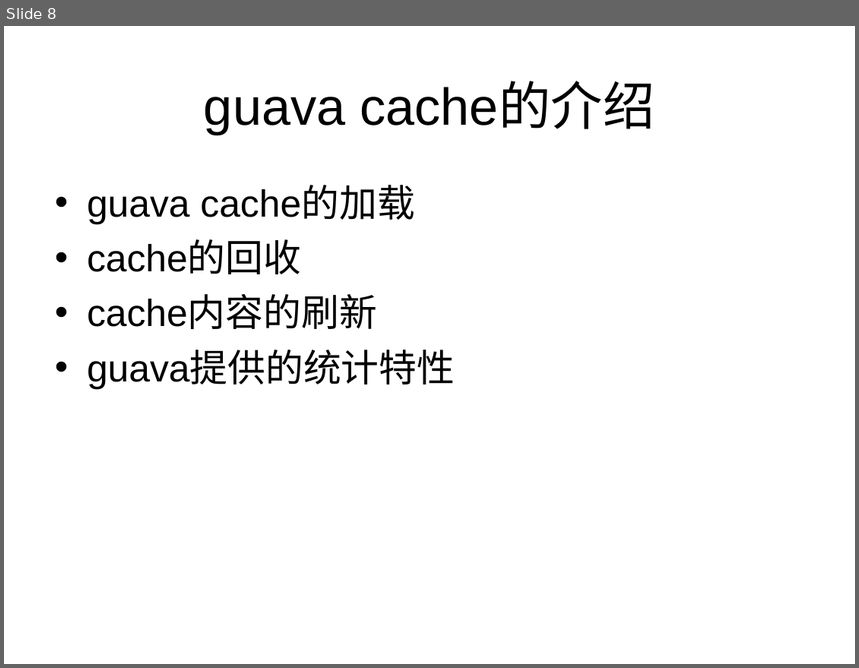
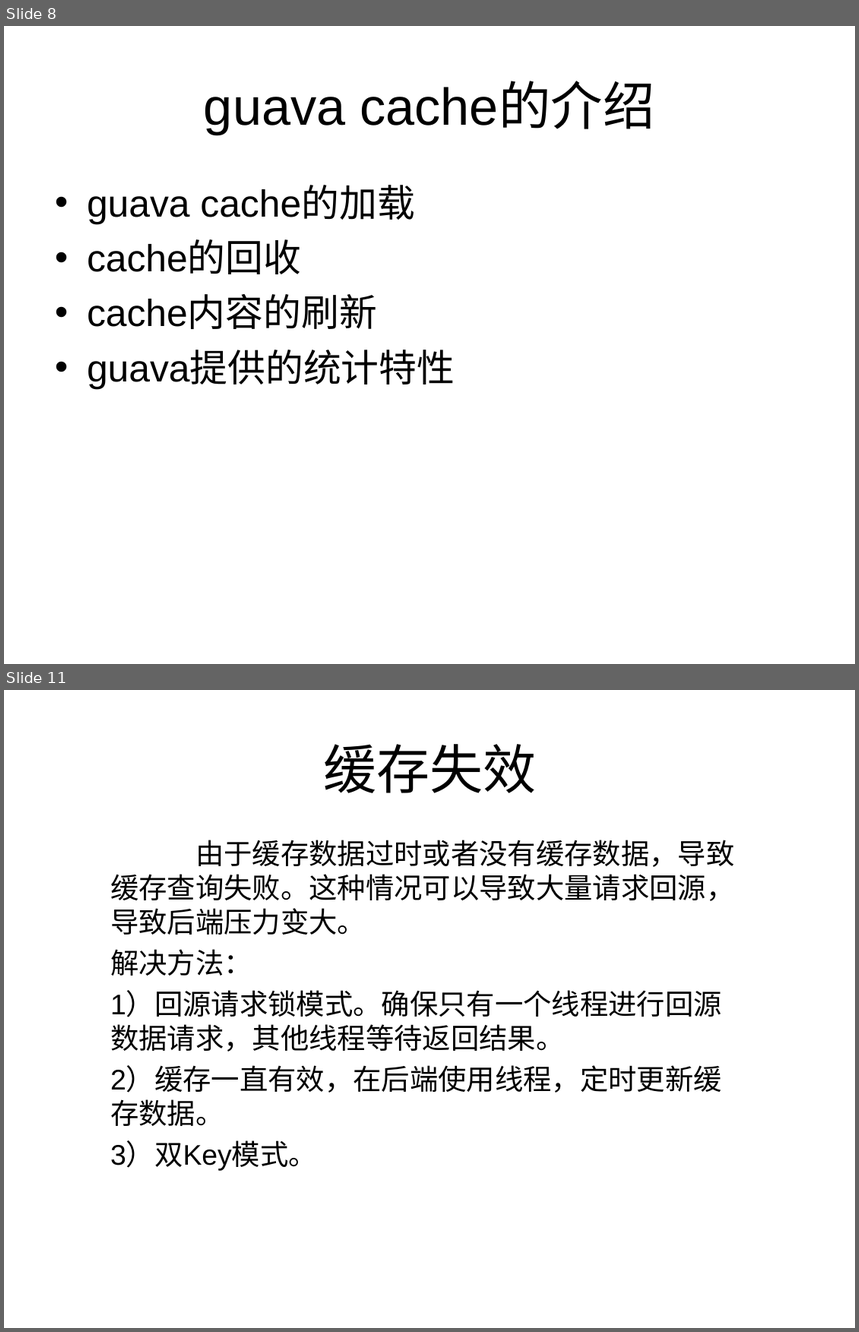
Before and after one commit to track-123/cache, a slide deck: 堆内缓存.ppt. Shown one above the other, each under a label of ours: slide 8 before the commit, slides 8 and 11 after it; the slides between them are not shown. The pictures are 859x668 and 859x1332 pixels, drawn with LibreOffice and Linux fonts; fonts in the diff are those of the drawing. Boxes give left, top, right and bottom in pixels: in the first picture for what was removed or moved away, otherwise in the second. Text is boxed around its words. In the diff, an @@ line names an element or a change of style, - is before the commit and + after.

Commit message:
ppt更新

```diff
--- a/堆内缓存.ppt
+++ b/堆内缓存.ppt
@@ slide 11 added at bbox=[4, 690, 855, 1328], background #FFFFFF @@
@@ title added at bbox=[323, 744, 536, 793], 45 pt, text #000000 @@
+缓存失效
@@ subtitle added at bbox=[110, 840, 734, 1171], 24 pt, text #000000 @@
+由于缓存数据过时或者没有缓存数据，导致缓存查询失败。这种情况可以导致大量请求回源，导致后端压力变大。
+解决方法：
+1）回源请求锁模式。确保只有一个线程进行回源数据请求，其他线程等待返回结果。
+2）缓存一直有效，在后端使用线程，定时更新缓存数据。
+3）双Key模式。
```
Also in this commit, not shown: 6 slides changed, 4 other slides added, 1 slide removed.
